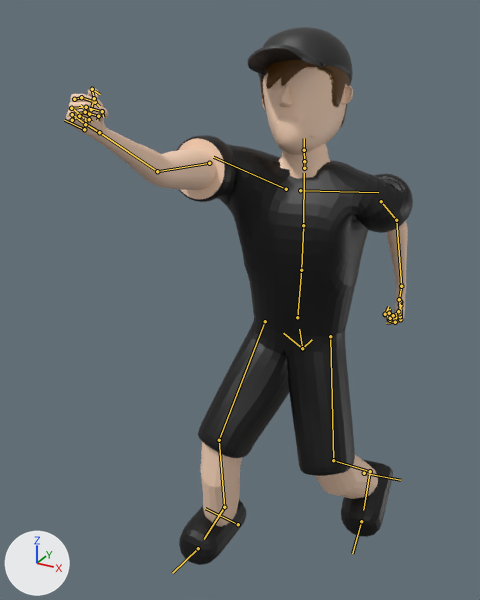
One commit to the FBX model Testing/Assets/Models/enemy.fbx: the scene before it, then after it.
Before and after are seen from a 50 mm lens placed at (0.617, -1.31, 1.407), pointed at (-0.092, -0.021, 0.763). The lights are fixed; the arrows at lower left show +X, +Y and +Z. Both versions are drawn at frame 1805 of the action 'metarig|metarigAction'; the numbers are the values there. The bones that bend it are drawn over the model as lines.

The first picture shows 'Shirt', 'Torso'.
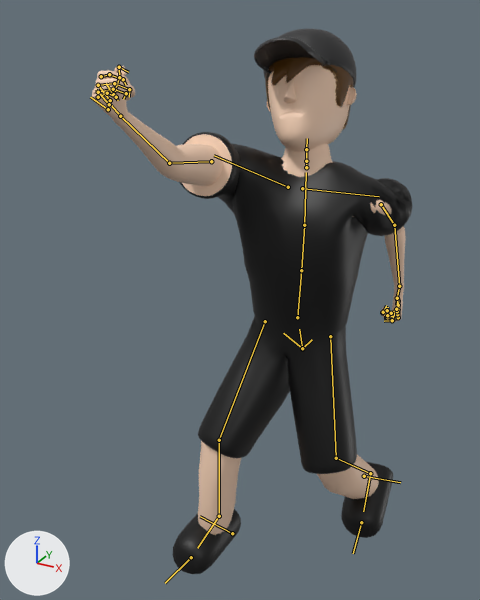
What differs and where, as boxes (x1, y1, x2, y2) in the pictures (480 x 600 px):
'Shirt', posed: before (176, 135, 413, 476); after (180, 132, 412, 474)
'Torso', posed (8% narrower): before (66, 27, 408, 565); after (92, 29, 406, 574)
bone 'spine.002', root to tip: before (301, 270) to (303, 225); after (301, 270) to (304, 225)
bone 'spine.004', root to tip: before (304, 168) to (304, 161); after (306, 167) to (306, 161)
bone 'shoulder.L', root to tip: before (300, 190) to (378, 192); after (302, 188) to (379, 196)
bone 'upper_arm.L', root to tip: before (381, 201) to (396, 220); after (381, 204) to (394, 225)
bone 'forearm.L', root to tip: before (396, 220) to (401, 286); after (394, 225) to (399, 286)
bone 'shoulder.R', root to tip: before (286, 189) to (213, 157); after (288, 187) to (214, 155)
bone 'upper_arm.R', root to tip: before (209, 163) to (157, 171); after (211, 161) to (169, 163)
bone 'forearm.R', root to tip: before (157, 171) to (99, 132); after (169, 163) to (120, 116)
bone 'thigh.L', root to tip: before (330, 336) to (333, 460); after (330, 336) to (336, 458)
bone 'shin.L', root to tip: before (333, 460) to (370, 471); after (336, 458) to (370, 473)
bone 'shin.R', root to tip: before (219, 440) to (224, 507); after (219, 440) to (219, 516)
bone 'foot.R', root to tip: before (224, 507) to (204, 539); after (219, 516) to (197, 548)

The change, as a list of edits to the scene's bpy script:
```text
Change bone_spine_002:
    where bone_spine_002 = bpy.data.objects['metarig'].pose.bones['spine.002']  # child of 'spine.001'
    bone_spine_002.rotation_quaternion: (1.0, 0.015, 0.0, 0.0) -> (1.0, -0.006, 0.0, 0.0)  # degrees (2, 0, 0) -> degrees (-1, 0, 0)
Change bone_spine_004:
    where bone_spine_004 = bpy.data.objects['metarig'].pose.bones['spine.004']  # child of 'spine.003'
    bone_spine_004.rotation_quaternion: (0.994, -0.053, 0.018, 0.092) -> (0.992, -0.08, 0.02, 0.091)  # degrees (-6, 3, 10) -> degrees (-9, 3, 10)
Change bone_shoulder_l:
    where bone_shoulder_l = bpy.data.objects['metarig'].pose.bones['shoulder.L']  # child of 'spine.003'
    bone_shoulder_l.rotation_quaternion: (0.998, -0.026, 0.011, 0.05) -> (0.997, -0.049, 0.01, 0.051)  # degrees (-3, 1, 6) -> degrees (-6, 1, 6)
Change bone_upper_arm_l:
    where bone_upper_arm_l = bpy.data.objects['metarig'].pose.bones['upper_arm.L']  # child of 'shoulder.L'
    bone_upper_arm_l.rotation_quaternion: (0.46, -0.072, 0.579, -0.67) -> (0.449, -0.084, 0.587, -0.669)  # degrees (-69, 26, -129) -> degrees (-71, 24, -130)
Change bone_forearm_l:
    where bone_forearm_l = bpy.data.objects['metarig'].pose.bones['forearm.L']  # child of 'upper_arm.L'
    bone_forearm_l.rotation_quaternion: (0.733, 0.387, -0.554, 0.078) -> (0.757, 0.33, -0.558, 0.085)  # degrees (80, -61, -40) -> degrees (69, -64, -34)
Change bone_shoulder_r:
    where bone_shoulder_r = bpy.data.objects['metarig'].pose.bones['shoulder.R']  # child of 'spine.003'
    bone_shoulder_r.rotation_quaternion: (0.902, 0.132, 0.136, 0.387) -> (0.877, 0.124, 0.144, 0.441)  # degrees (20, 8, 48) -> degrees (20, 8, 55)
Change bone_upper_arm_r:
    where bone_upper_arm_r = bpy.data.objects['metarig'].pose.bones['upper_arm.R']  # child of 'shoulder.R'
    bone_upper_arm_r.rotation_quaternion: (0.72, 0.344, 0.556, 0.232) -> (0.728, 0.338, 0.554, 0.219)  # degrees (79, 40, 69) -> degrees (78, 41, 67)
Change bone_forearm_r:
    where bone_forearm_r = bpy.data.objects['metarig'].pose.bones['forearm.R']  # child of 'upper_arm.R'
    bone_forearm_r.rotation_quaternion: (0.95, 0.164, 0.265, -0.013) -> (0.951, 0.161, 0.264, -0.031)  # degrees (21, 31, 4) -> degrees (20, 31, 2)
Change bone_thigh_l:
    where bone_thigh_l = bpy.data.objects['metarig'].pose.bones['thigh.L']  # child of 'spine'
    bone_thigh_l.rotation_quaternion: (0.987, -0.112, -0.042, -0.105) -> (0.99, -0.085, -0.041, -0.106)  # degrees (-12, -6, -11) -> degrees (-9, -6, -12)
Change bone_shin_l:
    where bone_shin_l = bpy.data.objects['metarig'].pose.bones['shin.L']  # child of 'thigh.L'
    bone_shin_l.rotation_quaternion: (0.87, 0.488, 0.065, 0.005) -> (0.893, 0.446, 0.058, 0.01)  # degrees (59, 6, 4) -> degrees (53, 5, 4)
Change bone_shin_r:
    where bone_shin_r = bpy.data.objects['metarig'].pose.bones['shin.R']  # child of 'thigh.R'
    bone_shin_r.rotation_quaternion: (0.927, 0.37, -0.05, -0.039) -> (0.945, 0.322, -0.042, -0.04)  # degrees (44, -4, -6) -> degrees (38, -3, -6)
Change bone_foot_r:
    where bone_foot_r = bpy.data.objects['metarig'].pose.bones['foot.R']  # child of 'shin.R'
    bone_foot_r.rotation_quaternion: (0.997, -0.08, 0.013, 0.007) -> (0.999, -0.032, 0.011, 0.007)  # degrees (-9, 2, 1) -> degrees (-4, 1, 1)
```
